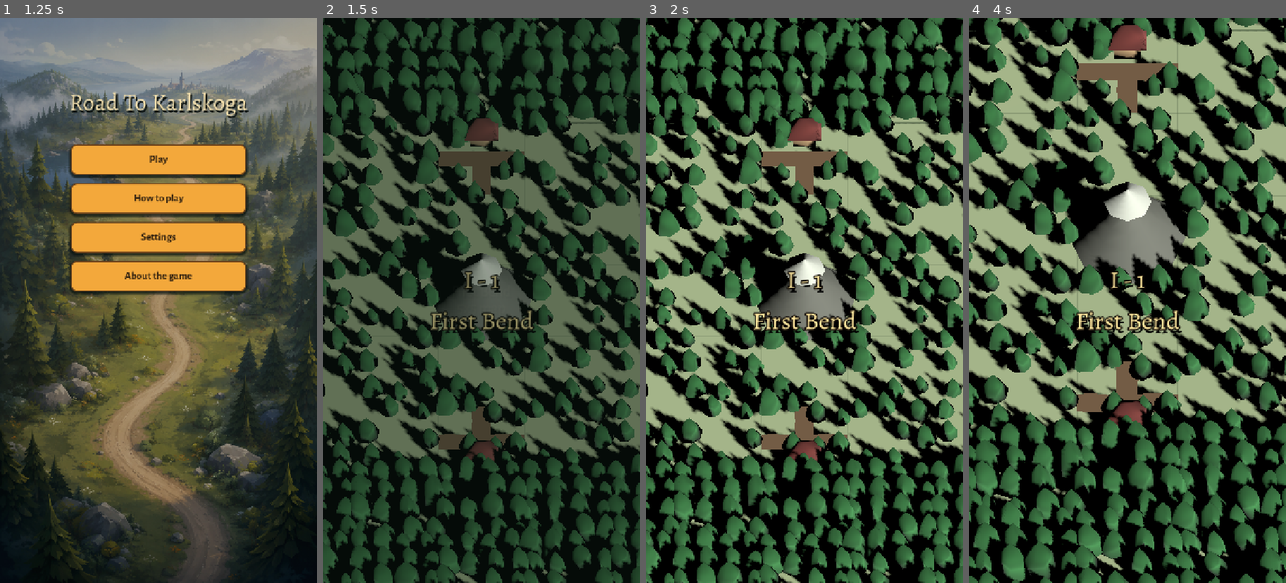
Above: before the commit, frames 1-4 (left to right).
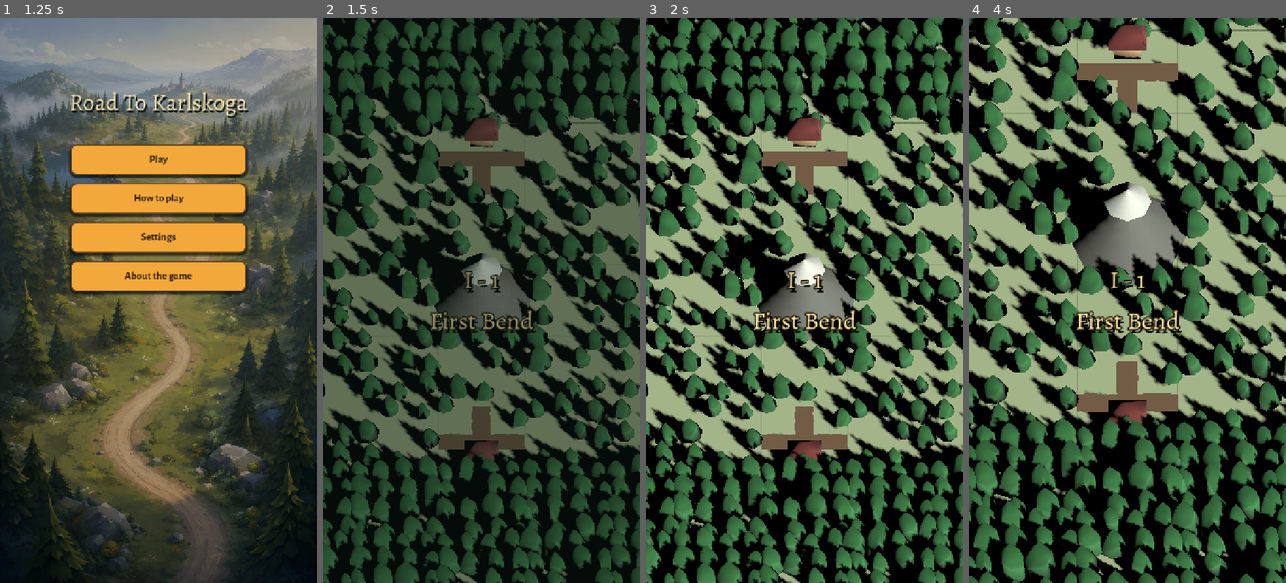
Above: after the commit, the same moments.

Repository: Reicher/The-Road-North
Game: Godot game, scene res://scenes/main.tscn
The game is run twice, just before and just after one commit, with the same random seed, the same clock (stepped at 60 frames per second) and the same inputs.
Inputs (mouse positions are in pixels of both pictures, inside the frame that each line leads up to):
- Up to frame 1 (1.25 s): tap Enter (debug_complete_level) at 0.5 s; drag from (158, 300) to (190, 176) at 0.52 s
- Up to frame 2 (1.5 s): click "Play" at 1.25 s
- Up to frame 3 (2 s): no input
- Up to frame 4 (4 s): tap Space at 2 s; drag from (1064, 328) to (1111, 413) at 2.02 s; tap Enter (debug_complete_level) at 2.75 s; move the mouse to (1159, 176) at 2.77 s; tap 9 at 2.85 s; click (1159, 176) at 2.92 s; drag from (1111, 413) to (1032, 215) at 3.52 s

Frame 1 is identical in both runs. In frame 2, 2.6% of the frame differs, in the area x 27-65%, y 14-79%; in frame 3, 2.8%; in frame 4, 3.6%, in the area x 23-68%, y 0-73%.

Commit message:
Reduce roadside tree density

Diff:
--- a/scripts/road_tile_visuals.gd
+++ b/scripts/road_tile_visuals.gd
@@ -3,8 +3,8 @@
 
 const GROUND_HEIGHT := 0.10
 const ROAD_WIDTH_RATIO := 0.21
-const ROAD_TREE_MARGIN_RATIO := 0.035
-const ROAD_TILE_TREE_COUNT := 9
+const ROAD_TREE_MARGIN_RATIO := 0.11
+const ROAD_TILE_TREE_COUNT := 4
 const ROAD_EDGE_SAMPLES := 6
 const ROAD_EDGE_JITTER_RATIO := 0.009
 const RoadPath = preload("res://scripts/road_path.gd")
@@ -278,7 +278,7 @@
 	for slot in slots:
 		if _point_touches_road(slot, openings, ROAD_WIDTH_RATIO):
 			continue
-		var scale_factor := 0.70 + float(posmod(seed + added * 5, 7)) * 0.055
+		var scale_factor := 0.62 + float(posmod(seed + added * 5, 7)) * 0.045
 		var width_factor := 0.86 + float(posmod(seed + added * 3, 5)) * 0.055
 		var rotation_y := float(posmod(seed * 13 + added * 71, 360))
 		_add_tree(tile_size, Vector3(slot.x * tile_size, 0.0, slot.y * tile_size), scale_factor, width_factor, rotation_y)
--- a/tests/test_roads.gd
+++ b/tests/test_roads.gd
@@ -29,15 +29,16 @@
 	_assert(roads.get_visual_tile(Vector2i(4, 4)) != null, "Expected roads to spawn visual tile")
 	_assert(roads.get_visual_tile(Vector2i(4, 4)).position == map.grid_to_world(Vector2i(4, 4)), "Expected visual tile to align to grid center")
 	var straight_visuals := roads.get_visual_tile(Vector2i(4, 4)).get_node("Visuals") as RoadTileVisuals
-	_assert(not straight_visuals.call("_point_touches_road", Vector2(0.15, -0.40), STRAIGHT.get_rotated_openings(0), 0.21), "Expected trees to fit close beside narrow roads")
+	_assert(straight_visuals.call("_point_touches_road", Vector2(0.15, -0.40), STRAIGHT.get_rotated_openings(0), 0.21), "Expected a clear tree-free margin beside roads")
+	_assert(not straight_visuals.call("_point_touches_road", Vector2(0.24, -0.40), STRAIGHT.get_rotated_openings(0), 0.21), "Expected trees to remain available away from the road margin")
 	_assert(straight_visuals.call("_point_touches_road", Vector2(0.10, -0.40), STRAIGHT.get_rotated_openings(0), 0.21), "Expected trees not to be placed on roads")
 	await process_frame
 	var road_trees := straight_visuals.get_children().filter(func(child: Node) -> bool: return child.name != "RoadCenter")
-	_assert(road_trees.size() == 9, "Expected placed road tiles to refill all available grass with trees")
+	_assert(road_trees.size() == 4, "Expected placed road tiles to use sparse roadside trees")
 	var closest_tree_edge_distance := 1.0
 	for tree in road_trees:
 		closest_tree_edge_distance = minf(closest_tree_edge_distance, absf((tree as Node3D).position.x / map.tile_size) - 0.105)
-	_assert(closest_tree_edge_distance < 0.07, "Expected at least one tree to stand close to the road edge")
+	_assert(closest_tree_edge_distance >= 0.10, "Expected roadside trees to leave the road visually clear")
 
 	_assert(roads.place_tile(Vector2i(4, 3), STRAIGHT, 0), "Expected matching north/south connection to place")
 	_assert(not roads.place_tile(Vector2i(5, 4), STRAIGHT, 1), "Expected invalid east/west mismatch to be rejected")
@@ -70,7 +71,7 @@
 	var junction_visuals := roads.get_visual_tile(Vector2i(4, 8)).get_node("Visuals") as RoadTileVisuals
 	var junction_mesh: ArrayMesh = junction_visuals.call("_build_road_mesh", FOUR_WAY.get_rotated_openings(0), map.tile_size, map.tile_size * 0.21, 0.0)
 	_assert(junction_mesh.get_aabb().size.x >= map.tile_size * 0.99 and junction_mesh.get_aabb().size.z >= map.tile_size * 0.99, "Expected four-way road arms to reach every tile edge without appearing compressed")
-	_assert(not junction_visuals.call("_point_touches_road", Vector2(0.14, 0.14), FOUR_WAY.get_rotated_openings(0), 0.21), "Expected four-way junctions not to add a large square road center")
+	_assert(not junction_visuals.call("_point_touches_road", Vector2(0.23, 0.23), FOUR_WAY.get_rotated_openings(0), 0.21), "Expected four-way junctions not to add a large square road center")
 
 	quit()
 
